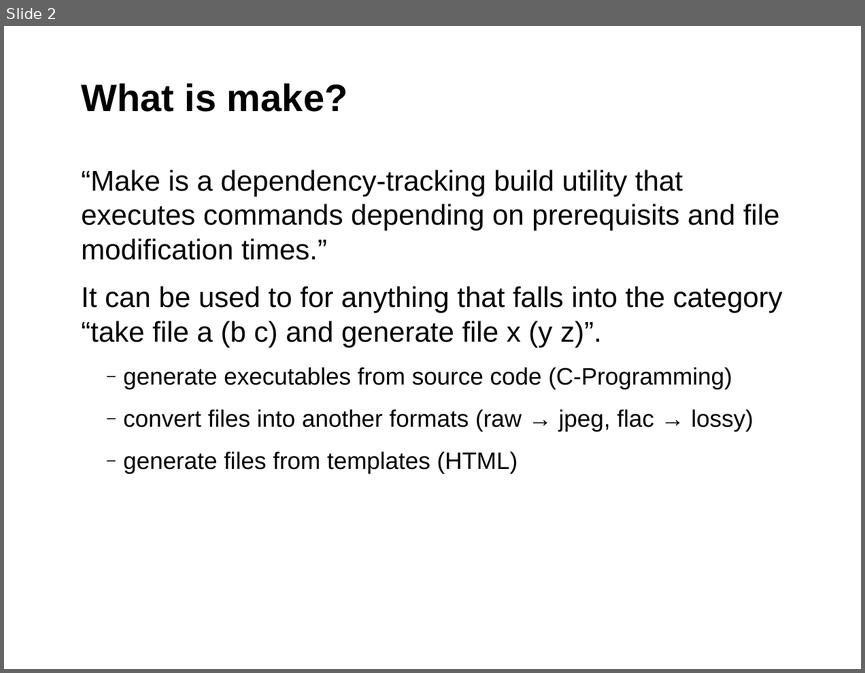
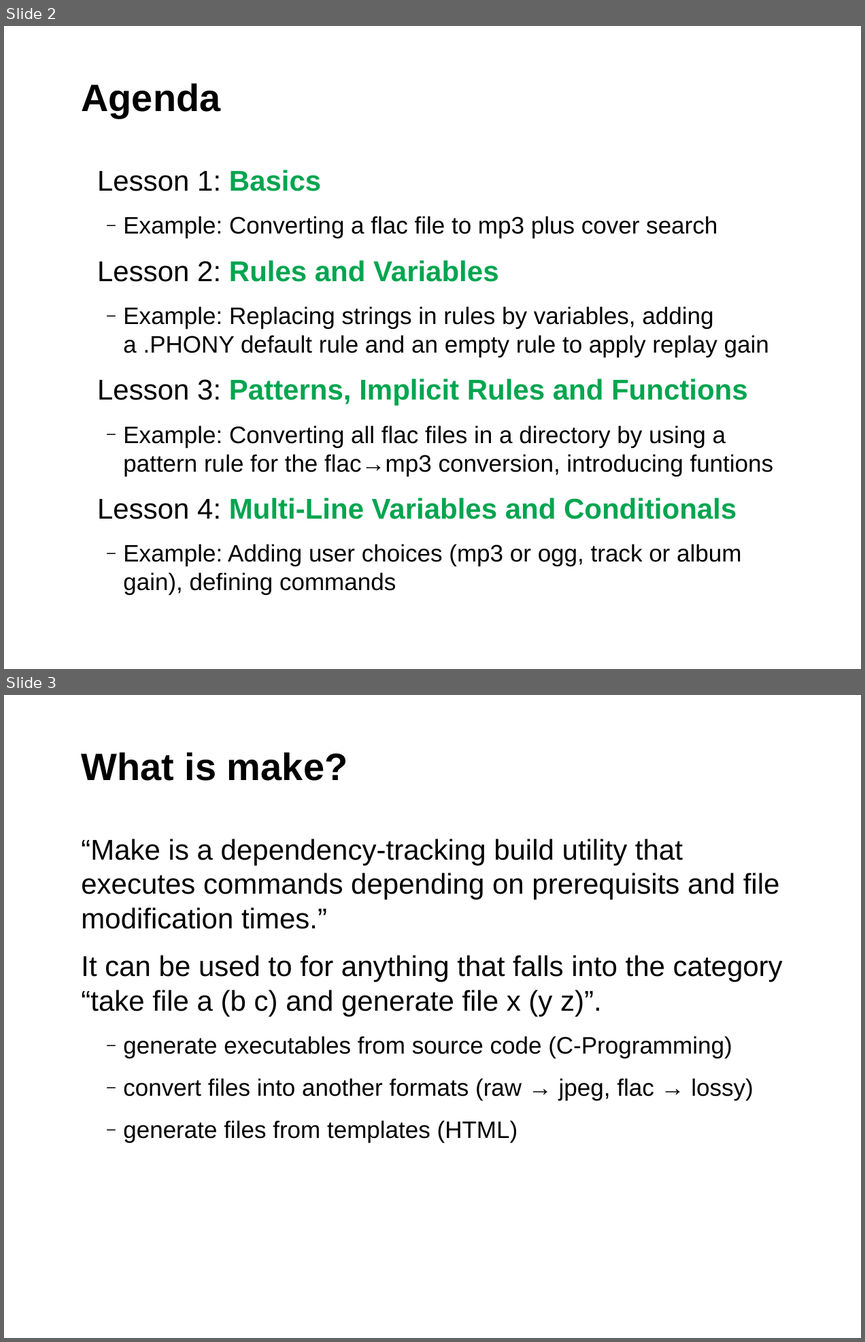
Before and after one commit to fsundermeyer/GNU_make_workshop, a slide deck: GNU_make_03_2015.odp. Shown one above the other, each under a label of ours: slide 2 before the commit, slides 2 and 3 after it. The pictures are 865x673 and 865x1342 pixels, drawn with LibreOffice and Linux fonts; fonts in the diff are those of the drawing; background and template pictures are left out. Boxes give left, top, right and bottom in pixels: in the first picture for what was removed or moved away, otherwise in the second. Text is boxed around its words. In the diff, an @@ line names an element or a change of style, - is before the commit and + after.

Commit message:
Part 4 of the GNU Make Workshop
Multi-line Variables and Conditionals. The example makefile lets the user
select whether to generate mp3 or ogg and whether to do album or track
gain. The cover is copied if it already exists in the flac directory,
otherwise it is fetched.

```diff
--- a/GNU_make_03_2015.odp
+++ b/GNU_make_03_2015.odp
@@ slide 2 added at (4,26,861,669), background #FFFFFF; not listed: 1 template element that a slide beside it also shows @@
@@ title added at (81,83,220,118), 32 pt, text #000000, bold @@
+Agenda
@@ text added at (97,169,774,594), 20 pt, text #000000 @@
+Lesson 1: Basics
+  ‒ Example: Converting a flac file to mp3 plus cover search
+Lesson 2: Rules and Variables
+  ‒ Example: Replacing strings in rules by variables, adding a .PHONY default rule and an empty rule to apply replay gain
+Lesson 3: Patterns, Implicit Rules and Functions
+  ‒ Example: Converting all flac files in a directory by using a pattern rule for the flac→mp3 conversion, introducing funtions
+Lesson 4: Multi-Line Variables and Conditionals
+  ‒ Example: Adding user choices (mp3 or ogg, track or album gain), defining commands
@@ what was slide 2 is now slide 3 @@
```
Also in this commit, not shown: 25 slides changed, 9 other slides added, 1 other file.
